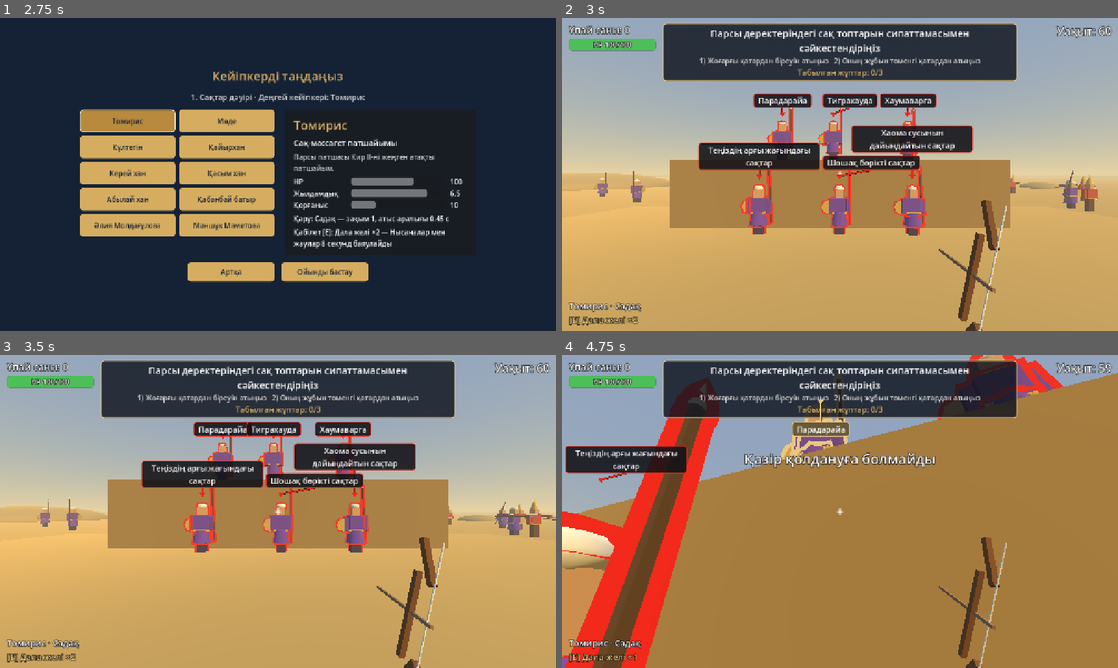
Above: before the commit, frames 1-4 (two rows, left to right).
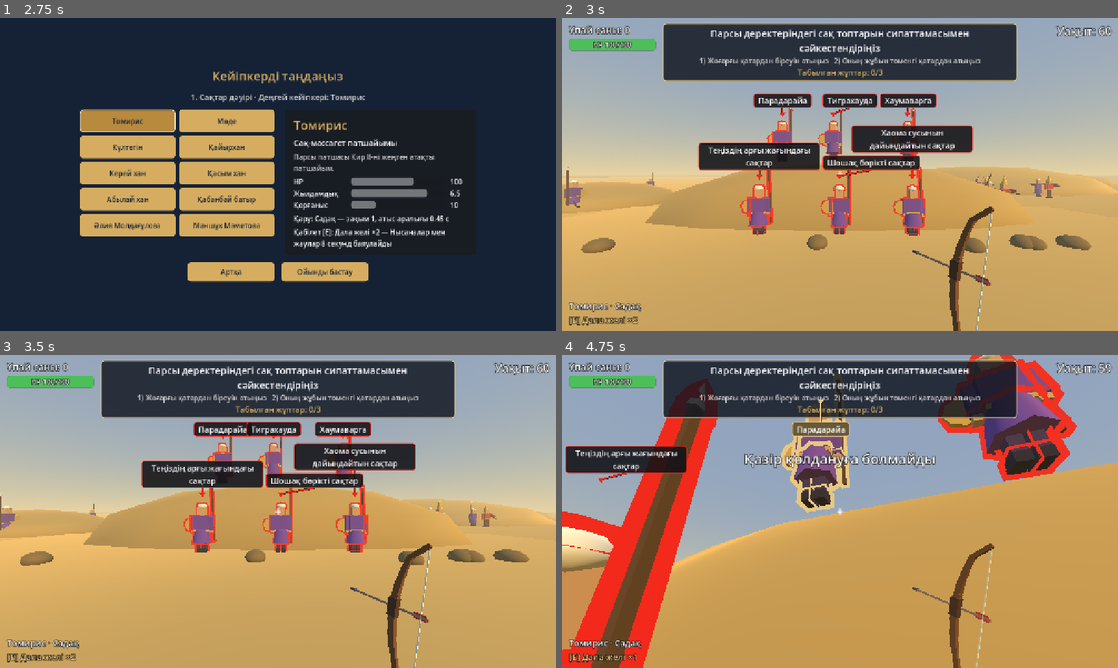
Above: after the commit, the same moments.

Repository: rainbowbear1/History-Arena
Game: Godot game, scene res://startup_screen.tscn
Two runs of this game, one before a commit and one after it. Both use one fixed random seed, a clock stepped at 60 frames per second and the inputs below.
Inputs (mouse positions are in pixels of both pictures, inside the frame that each line leads up to):
- Up to frame 1 (2.75 s): click "Қонақ ретінде ойнау" at 0.5 s; click "Ойнау" at 1.25 s; click "1" at 2 s
- Up to frame 2 (3 s): click "Ойынды бастау" at 2.75 s
- Up to frame 3 (3.5 s): no input
- Up to frame 4 (4.75 s): tap Enter at 3.5 s; move the mouse to (867, 511) at 3.52 s; hold E (ability) 3.53-4.28 s; hold W (move_forward) from 3.53 s (still down); click (867, 511) at 3.67 s; tap Space (jump) at 3.77, 4.52 s; move the mouse to (812, 511) at 4.27 s; tap E (ability) at 4.35 s; click (812, 511) at 4.42 s

Frame 1 is identical in both runs. In frame 2, 14% of the frame differs, in the area x 0-100%, y 28-100%; in frame 3, 14%; in frame 4, 62%, in the area x 0-100%, y 0-100%.

Commit message:
Milestone 16: shooting range, burial mounds, recurve bow, better soldiers
- Level 10 is a real shooting range: one wide row of round targets
  (answers and decoys together, 3.6 m lanes), lane lines, a backstop berm,
  no wall right behind the targets, calmer movement, no enemies.
- Steppe eras (Saka, Huns, Turkic, Golden Horde, Kazakh Khanate) replace
  the box rampart with a burial-mound ridge.
- First-person bow rebuilt as one continuous recurve limb with grip,
  string and nocked arrow.
- Soldiers: separate legs on hip pivots (stride when marching), boots,
  hands, neck, taller head.

Co-Authored-By: Claude Opus 5.5 <noreply@anthropic.com>

Diff:
--- a/data/levels.json
+++ b/data/levels.json
@@ -10,6 +10,6 @@
     { "id": 7,  "title": "Жоңғар шапқыншылығы", "stars": 4, "protagonist": "kabanbay", "boss": false, "question_file":  …(212 unchanged characters)…
     { "id": 8,  "title": "XVIII–XIX ғасыр",     "stars": 4, "protagonist": "abylai", "boss": false, "question_file": "r …(212 unchanged characters)…
     { "id": 9,  "title": "XX ғасыр",            "stars": 5, "protagonist": "aliya", "boss": false, "question_file": "re …(212 unchanged characters)…
-    { "id": 10, "title": "Тәуелсіздік кезеңі",  "stars": 5,  …(114 unchanged characters)… time_per_question": 10, "target_speed": 2.5,  "extra_decoys": 2, "enemies": 0, "r …(72 unchanged characters)…
+    { "id": 10, "title": "Тәуелсіздік кезеңі",  "stars": 5,  …(114 unchanged characters)… time_per_question": 10, "target_speed": 1.5,  "extra_decoys": 2, "enemies": 0, "r …(72 unchanged characters)…
   ]
 }
--- a/data/themes.json
+++ b/data/themes.json
@@ -4,7 +4,7 @@
     "saka": {
       "sky_top": "#5d8fc7", "sky_horizon": "#e8d3a2", "ground": "#c9a45c", "fog_color": "#e8d3a2", "fog_density": 0.006,
       "sun_color": "#ffe2a8", "sun_energy": 1.3, "sun_pitch": -35, "sun_yaw": 40,
-      "ledge": "#9b7b45", "placard": "#f2e6c4", "target_style": "soldier",
+      "ledge": "#9b7b45", "ledge_style": "mound", "placard": "#f2e6c4", "target_style": "soldier",
       "props": [["kurgan", 7], ["hill", 10], ["banner", 4]],
       "enemy_look": {"coat": "#6b3fa0", "pants": "#3b2a55", "headgear": "turban", "headgear_color": "#e6dcc8", "weapon": "spear", "shield": true, "trim": "#c9a24a", "robe": true},
       "ally_look": {"coat": "#b8392b", "pants": "#5b2a1c", "headgear": "pointed", "headgear_color": "#d9a93b", "weapon": "bow", "trim": "#d9a93b"},
@@ -13,7 +13,7 @@
     "huns": {
       "sky_top": "#3f5f8f", "sky_horizon": "#d99a6c", "ground": "#8f9a55", "fog_color": "#d9a27a", "fog_density": 0.008,
       "sun_color": "#ffb36b", "sun_energy": 1.1, "sun_pitch": -18, "sun_yaw": 70,
-      "ledge": "#6f6a3a", "placard": "#efe3c0", "target_style": "soldier",
+      "ledge": "#6f6a3a", "ledge_style": "mound", "placard": "#efe3c0", "target_style": "soldier",
       "props": [["yurt", 6], ["hill", 10], ["banner", 4]],
       "enemy_look": {"coat": "#4d5a6b", "pants": "#2c323b", "headgear": "helmet", "headgear_color": "#9aa3ad", "weapon": "spear", "shield": true, "trim": "#7a2e2e"},
       "ally_look": {"coat": "#7a5230", "pants": "#3d2b1f", "headgear": "fur", "headgear_color": "#5e432b", "weapon": "bow", "trim": "#a8823c"},
@@ -22,7 +22,7 @@
     "turkic": {
       "sky_top": "#4f86c6", "sky_horizon": "#cfe0e8", "ground": "#7fa65a", "fog_color": "#cfe0e8", "fog_density": 0.005,
       "sun_color": "#fff2d6", "sun_energy": 1.3, "sun_pitch": -45, "sun_yaw": 20,
-      "ledge": "#6e7a5a", "placard": "#f2ead2", "target_style": "soldier",
+      "ledge": "#6e7a5a", "ledge_style": "mound", "placard": "#f2ead2", "target_style": "soldier",
       "props": [["balbal", 8], ["stele", 2], ["hill", 10], ["banner", 4]],
       "enemy_look": {"coat": "#5b5f7a", "pants": "#30334a", "headgear": "helmet", "headgear_color": "#8b8fa3", "weapon": "spear", "shield": true, "trim": "#a83a3a"},
       "ally_look": {"coat": "#2f6f8f", "pants": "#2b3a40", "headgear": "helmet", "headgear_color": "#c9a24a", "weapon": "bow", "trim": "#c9a24a"},
@@ -40,7 +40,7 @@
     "golden_horde": {
       "sky_top": "#5b86b8", "sky_horizon": "#e9d9b3", "ground": "#b9a66a", "fog_color": "#e9d9b3", "fog_density": 0.007,
       "sun_color": "#ffe7b0", "sun_energy": 1.25, "sun_pitch": -40, "sun_yaw": 30,
-      "ledge": "#8f7a4a", "placard": "#f5e9c8", "target_style": "soldier",
+      "ledge": "#8f7a4a", "ledge_style": "mound", "placard": "#f5e9c8", "target_style": "soldier",
       "props": [["dome", 4], ["tent", 8], ["yurt", 4], ["banner", 6]],
       "enemy_look": {"coat": "#6a6f78", "pants": "#30343a", "headgear": "helmet", "headgear_color": "#b0b5bd", "weapon": "sword", "shield": true, "trim": "#7a2a2a"},
       "ally_look": {"coat": "#a13a2a", "pants": "#3a2a20", "headgear": "fur", "headgear_color": "#d9b25a", "weapon": "bow", "trim": "#d9b25a", "robe": true},
@@ -49,7 +49,7 @@
     "kazakh_khanate": {
       "sky_top": "#3f7fd0", "sky_horizon": "#d7ecf2", "ground": "#6fae5b", "fog_color": "#d7ecf2", "fog_density": 0.004,
       "sun_color": "#fff6dc", "sun_energy": 1.35, "sun_pitch": -50, "sun_yaw": 15,
-      "ledge": "#6b8a55", "placard": "#f7efd6", "target_style": "soldier",
+      "ledge": "#6b8a55", "ledge_style": "mound", "placard": "#f7efd6", "target_style": "soldier",
       "props": [["yurt", 8], ["mountain", 6], ["dome", 1], ["banner", 6]],
       "enemy_look": {"coat": "#6b5a3a", "pants": "#3a3024", "headgear": "helmet", "headgear_color": "#8f8a7a", "weapon": "spear", "shield": true, "trim": "#5a2a2a"},
       "ally_look": {"coat": "#2f5f9f", "pants": "#2a2f3a", "headgear": "kalpak", "headgear_color": "#f2f2ea", "weapon": "bow", "trim": "#d9b25a", "robe": true},
@@ -85,7 +85,7 @@
     "independence": {
       "sky_top": "#2f8fe0", "sky_horizon": "#cfeaf7", "ground": "#bfc7cc", "fog_color": "#cfeaf7", "fog_density": 0.003,
       "sun_color": "#fffaf0", "sun_energy": 1.4, "sun_pitch": -55, "sun_yaw": 10,
-      "ledge": "#2f8fc9", "ledge_style": "stand", "placard": "#ffffff", "target_style": "gallery",
+      "ledge": "#2f8fc9", "ledge_style": "range", "placard": "#ffffff", "target_style": "gallery",
       "props": [["monument", 1], ["flag", 8], ["booth", 6], ["tree", 10]],
       "enemy_look": {},
       "ally_look": {"coat": "#2f8fc9", "pants": "#2a3440", "headgear": "cap", "headgear_color": "#e8c33a", "weapon": "none", "trim": "#e8c33a"},
--- a/environment_builder.gd
+++ b/environment_builder.gd
@@ -102,6 +102,21 @@
 			for i in range(5):
 				var rock := _sphere(Vector3(rng.randf_range(2.5, 4.0), rng.randf_range(2.0, 3.2), 2.2), Vector3(-6 + i * 3, 1.2, LEDGE_FRONT_Z - 0.6), color.darkened(rng.randf_range(0.0, 0.15)))
 				rock.rotation.y = rng.randf() * TAU
+		"mound":
+			# A grassy burial mound instead of a wall: the top row stands on its crest.
+			_sphere(Vector3(20.0, LEDGE_TOP * 2.0, 4.2), Vector3(0, 0, LEDGE_FRONT_Z - 1.5), _color(theme["ground"]).darkened(0.12))
+			for i in range(6):
+				var stone := _sphere(Vector3(0.8, 0.5, 0.7), Vector3(rng.randf_range(-8.0, 8.0), 0.2, LEDGE_FRONT_Z + 2.4 + rng.randf_range(-0.3, 0.3)), color.darkened(0.2))
+				stone.rotation.y = rng.randf() * TAU
+		"range":
+			# A modern shooting range: no wall, lane lines on the ground, a low earth backstop far
+			# behind the targets and a firing-line bench in front of the player.
+			for i in range(8):
+				_box(Vector3(0.12, 0.02, 14.0), Vector3(-12.6 + i * 3.6, 0.07, -4.0), Color(0.95, 0.95, 0.95))
+			_box(Vector3(30.0, 0.04, 0.3), Vector3(0, 0.07, 3.0), Color(0.95, 0.85, 0.2))
+			_box(Vector3(40.0, 4.0, 3.0), Vector3(0, 2.0, -24.0), _color(theme["ground"]).darkened(0.25))
+			for i in range(5):
+				_box(Vector3(5.0, 0.9, 0.8), Vector3(-12.0 + i * 6.0, 0.45, 4.5), Color(0.55, 0.42, 0.3))
 		_:
 			_box(Vector3(LEDGE_WIDTH, LEDGE_TOP, depth), center, color)
 
--- a/player.gd
+++ b/player.gd
@@ -99,6 +99,7 @@
 var _model: Node3D
 
 const WOOD := Color(0.45, 0.28, 0.14)
+const BOW_SEGMENTS := 10
 const METAL := Color(0.32, 0.33, 0.36)
 
 
@@ -111,15 +112,31 @@
 		old.queue_free()
 	_model = Node3D.new()
 	_model.scale = Vector3.ONE * (0.4 if model == "bow" else 0.6)
-	_model.rotation_degrees = Vector3(0, 0, -12) if model == "bow" else Vector3.ZERO
+	# The bow is turned a little so its curve shows, and tilted like a held bow.
+	_model.rotation_degrees = Vector3(0, 28, -14) if model == "bow" else Vector3.ZERO
 	weapon_holder.add_child(_model)
 	match model:
 		"bow":
-			_weapon_part(Vector3(0.05, 0.75, 0.05), Vector3(0, 0, 0), WOOD, Vector3(0, 0, 0))
-			_weapon_part(Vector3(0.05, 0.4, 0.05), Vector3(0, 0.48, 0.08), WOOD, Vector3(-0.5, 0, 0))
-			_weapon_part(Vector3(0.05, 0.4, 0.05), Vector3(0, -0.48, 0.08), WOOD, Vector3(0.5, 0, 0))
-			_weapon_part(Vector3(0.01, 1.3, 0.01), Vector3(0, 0, 0.2), Color(0.9, 0.88, 0.8), Vector3.ZERO)
-			_weapon_part(Vector3(0.025, 0.025, 0.8), Vector3(0, 0.02, -0.15), WOOD.lightened(0.2), Vector3.ZERO)
+			# A recurve bow: one continuous curved limb from tip to tip (segments meet end to end),
+			# a leather grip, a straight string between the tips and a nocked arrow.
+			var points := []
+			for i in range(BOW_SEGMENTS + 1):
+				var t := -1.0 + 2.0 * i / BOW_SEGMENTS
+				var z := -0.14 * (1.0 - t * t)
+				if absf(t) > 0.8:
+					z += 0.09 * (absf(t) - 0.8) / 0.2  # Tips curl forward again (recurve).
+				points.append(Vector3(0, 0.6 * t, z))
+			for i in range(BOW_SEGMENTS):
+				var a: Vector3 = points[i]
+				var b: Vector3 = points[i + 1]
+				var thickness := lerpf(0.05, 0.028, absf((a.y + b.y) / 1.2))
+				_weapon_part(Vector3(thickness, a.distance_to(b) + 0.01, thickness * 1.3), (a + b) / 2.0, WOOD, Vector3(atan2(b.z - a.z, b.y - a.y), 0, 0))
+			_weapon_part(Vector3(0.065, 0.16, 0.075), points[BOW_SEGMENTS / 2], Color(0.3, 0.18, 0.1), Vector3.ZERO)
+			var tip: Vector3 = points[0]
+			_weapon_part(Vector3(0.008, 1.2, 0.008), Vector3(0, 0, tip.z), Color(0.92, 0.9, 0.82), Vector3.ZERO)
+			_weapon_part(Vector3(0.02, 0.02, 0.75), Vector3(0.03, 0.0, tip.z - 0.33), WOOD.lightened(0.3), Vector3.ZERO)
+			_weapon_part(Vector3(0.03, 0.03, 0.06), Vector3(0.03, 0.0, tip.z - 0.72), METAL, Vector3.ZERO)
+			_weapon_part(Vector3(0.005, 0.05, 0.1), Vector3(0.03, 0.0, tip.z - 0.02), Color(0.85, 0.2, 0.15), Vector3.ZERO)
 		"musket", "rifle":
 			_weapon_part(Vector3(0.07, 0.09, 0.9 if model == "musket" else 0.8), Vector3(0, 0, -0.05), WOOD, Vector3.ZERO)
 			_weapon_part(Vector3(0.04, 0.04, 0.6), Vector3(0, 0.06, -0.55), METAL, Vector3.ZERO)
--- a/quiz_manager.gd
+++ b/quiz_manager.gd
@@ -21,6 +21,9 @@
 # standing on the rampart behind them (see environment_builder.gd).
 const CHOICE_ROW_Y := 2.6
 const TOP_ROW_Y := 5.6
+# Shooting range (level 10): one wide row on the lanes; a second row (matching) stands further back.
+const RANGE_SPACING := 3.6
+const RANGE_BACK_ROW := Vector2(4.4, -12.0)
 const TOP_ROW_Z := -10.0
 const GROUND_Y := 0.1
 const LEDGE_TOP := 3.1
@@ -544,7 +547,7 @@
 		target.set_size(size)
 	elif not theme.is_empty():
 		# Positions are 32-bit floats, so compare against the midpoint between the rows.
-		var on_ledge := at.y > (CHOICE_ROW_Y + TOP_ROW_Y) / 2.0
+		var on_ledge := at.y > (CHOICE_ROW_Y + TOP_ROW_Y) / 2.0 and not is_range()
 		var feet_y := (LEDGE_TOP if on_ledge else GROUND_Y) - at.y
 		target.apply_style(theme.get("target_style", "board"), theme.get("enemy_look", {}), Color.html(theme.get("placard", "#f2e6c4")), feet_y)
 		if target.uses_screen_label():
@@ -557,9 +560,19 @@
 # Evenly spaced positions for a row of targets centred in front of the player.
 func row_positions(count: int, y: float) -> Array:
 	var positions := []
+	var spacing := RANGE_SPACING if is_range() else ROW_SPACING
+	var z := TOP_ROW_Z if y == TOP_ROW_Y else TARGET_Z
+	if is_range() and y == TOP_ROW_Y:
+		y = RANGE_BACK_ROW.x
+		z = RANGE_BACK_ROW.y
 	for i in range(count):
-		positions.append(Vector3((i - (count - 1) / 2.0) * ROW_SPACING, y, TOP_ROW_Z if y == TOP_ROW_Y else TARGET_Z))
+		positions.append(Vector3((i - (count - 1) / 2.0) * spacing, y, z))
 	return positions
+
+
+# The peaceful shooting range uses round targets in one wide row instead of soldiers on two rows.
+func is_range() -> bool:
+	return theme.get("target_style", "") == "gallery"
 
 
 func show_image(path: String) -> void:
--- a/soldier.gd
+++ b/soldier.gd
@@ -17,6 +17,7 @@
 var _origin: Vector3
 var _body: Node3D
 var _arm: Node3D
+var _legs: Array = []
 
 static var _materials := {}
 static var _meshes := {}
@@ -32,17 +33,28 @@
 	var skin := _color(look.get("skin", "#c99a6e"))
 	var trim := _color(look.get("trim", look.get("headgear_color", "#c9a24a")))
 
-	_part("box", Vector3(0.36, 0.8, 0.24), Vector3(0, 0.4, 0), pants)
+	# Two legs on hip pivots (they swing when marching), each with a boot.
+	_legs = []
+	for side in [-1.0, 1.0]:
+		var leg := Node3D.new()
+		leg.position = Vector3(side * 0.1, 0.82, 0)
+		_body.add_child(leg)
+		_part("box", Vector3(0.16, 0.7, 0.18), Vector3(0, -0.37, 0), pants, leg)
+		_part("box", Vector3(0.17, 0.14, 0.26), Vector3(0, -0.75, -0.03), pants.darkened(0.45), leg)
+		_legs.append(leg)
 	if look.get("robe", false):
 		_part("robe", Vector3.ONE, Vector3(0, 0.62, 0), coat)
-	_part("box", Vector3(0.52, 0.62, 0.3), Vector3(0, 1.1, 0), coat)
-	_part("box", Vector3(0.54, 0.08, 0.32), Vector3(0, 0.84, 0), trim)
-	_part("box", Vector3(0.15, 0.56, 0.15), Vector3(-0.34, 1.1, 0), coat)
+	_part("box", Vector3(0.5, 0.6, 0.28), Vector3(0, 1.1, 0), coat)
+	_part("box", Vector3(0.52, 0.08, 0.3), Vector3(0, 0.84, 0), trim)
+	_part("box", Vector3(0.14, 0.54, 0.15), Vector3(-0.33, 1.12, 0), coat)
+	_part("box", Vector3(0.12, 0.12, 0.12), Vector3(-0.33, 0.8, 0), skin)
 	_arm = Node3D.new()
-	_arm.position = Vector3(0.34, 1.36, 0)
+	_arm.position = Vector3(0.33, 1.36, 0)
 	_body.add_child(_arm)
-	_part("box", Vector3(0.15, 0.56, 0.15), Vector3(0, -0.26, 0), coat, _arm)
-	_part("box", Vector3(0.3, 0.3, 0.3), Vector3(0, 1.58, 0), skin)
+	_part("box", Vector3(0.14, 0.54, 0.15), Vector3(0, -0.25, 0), coat, _arm)
+	_part("box", Vector3(0.12, 0.12, 0.12), Vector3(0, -0.57, 0), skin, _arm)
+	_part("box", Vector3(0.14, 0.08, 0.14), Vector3(0, 1.43, 0), skin)
+	_part("box", Vector3(0.28, 0.3, 0.28), Vector3(0, 1.6, 0), skin)
 	_headgear(look.get("headgear", "none"), _color(look.get("headgear_color", "#6b4a2b")))
 	_weapon(look.get("weapon", "none"), _color(look.get("weapon_color", "#5a3d22")))
 	if look.get("shield", false):
@@ -78,10 +90,12 @@
 		"idle":
 			_body.position.y = absf(sin(_time * 1.3)) * 0.03
 			_arm.rotation.x = sin(_time) * 0.15
+			_stride(0.0)
 		"march":
 			position.x = _origin.x + sin(_time * 0.35) * motion_range
 			_body.position.y = absf(sin(_time * 4.0)) * 0.08
 			rotation.y = PI / 2.0 if cos(_time * 0.35) > 0.0 else -PI / 2.0
+			_stride(_time * 4.0)
 		"fight":
 			position.z = _origin.z + sin(_time * 2.2) * 0.35
 			_arm.rotation.x = -absf(sin(_time * 2.2)) * 1.6
@@ -90,6 +104,13 @@
 		"march_in_place":
 			_body.position.y = absf(sin(_time * 4.0)) * 0.08
 			_arm.rotation.x = sin(_time * 4.0) * 0.5
+			_stride(_time * 4.0)
+
+
+# Legs swing in opposite directions while walking.
+func _stride(phase: float) -> void:
+	for i in range(_legs.size()):
+		_legs[i].rotation.x = sin(phase + PI * i) * 0.45
 
 
 func _headgear(kind: String, color: Color) -> void:
--- a/tasks/choice_task.gd
+++ b/tasks/choice_task.gd
@@ -17,6 +17,13 @@
 		quiz.show_image(question["image"])
 
 	var answers: Array = question["answers"].duplicate()
+	var decoys: Array = []
+	if quiz.DECOY_TYPES.has(question.get("type", "single_choice")) and quiz.extra_decoys() > 0:
+		decoys = quiz.decoy_answers(question, quiz.extra_decoys())
+	# On the shooting range the decoys join the one row; elsewhere they stand on the top row.
+	if quiz.is_range():
+		answers += decoys
+		decoys = []
 	answers.shuffle()
 	var positions: Array = quiz.row_positions(answers.size(), quiz.CHOICE_ROW_Y)
 
@@ -25,8 +32,7 @@
 		target.is_correct = answers[i] == question["correct"]
 
 	# Harder levels add fake answers on the top row.
-	if quiz.DECOY_TYPES.has(question.get("type", "single_choice")) and quiz.extra_decoys() > 0:
-		var decoys: Array = quiz.decoy_answers(question, quiz.extra_decoys())
+	if not decoys.is_empty():
 		var decoy_positions: Array = quiz.row_positions(decoys.size(), quiz.TOP_ROW_Y)
 		for i in range(decoys.size()):
 			quiz.spawn_target(decoys[i], decoy_positions[i])
--- a/tests/run_tests.gd
+++ b/tests/run_tests.gd
@@ -303,6 +303,7 @@
 	await test_difficulty()
 	await test_quiz_integrity()
 	await test_hud_and_labels()
+	await test_shooting_range()
 	test_total_score_unlocks()
 	await test_progress()
 	await test_full_playthrough()
@@ -959,6 +960,33 @@
 	check(labels.get_child_count() == 0 or labels.get_children().all(func(c): return c.is_queued_for_deletion()), "labels go away with their task")
 	arena.queue_free()
 	await process_frame
+
+
+func test_shooting_range() -> void:
+	print("== Level 10 shooting range")
+	game_state.selected_level = 10
+	var arena := await _load_arena()
+	var quiz = arena.get_node("QuizManager")
+	await process_frame
+	await process_frame
+	var xs: Array = quiz.targets.map(func(t): return t.starting_position.x)
+	xs.sort()
+	var one_row: bool = quiz.targets.all(func(t): return is_equal_approx(t.starting_position.y, quiz.CHOICE_ROW_Y))
+	var spaced := true
+	for i in range(1, xs.size()):
+		spaced = spaced and xs[i] - xs[i - 1] >= quiz.RANGE_SPACING - 0.01
+	check(quiz.targets.size() == 6 and one_row and spaced, "range: answers and decoys stand in one wide row")
+	var panels: Array = quiz.targets.map(func(t): return quiz.answer_labels.label_for(t))
+	var overlaps := 0
+	for i in range(panels.size()):
+		for j in range(i + 1, panels.size()):
+			if panels[i].get_global_rect().intersects(panels[j].get_global_rect()):
+				overlaps += 1
+	check(panels.all(func(p): return p.visible) and overlaps == 0, "range: every label visible, none overlapping")
+	check(level_db.get_level(10)["target_speed"] <= 1.5 and quiz.enemy_spawner.enemies.is_empty(), "range: calm target movement, no enemies")
+	arena.queue_free()
+	await process_frame
+	game_state.selected_level = 1
 
 
 func test_difficulty() -> void:
Not shown, changed: docs/data-format.md
